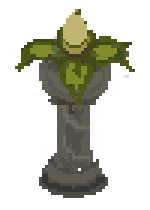
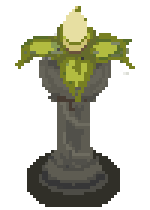
Two versions of the same layered image (150 × 210). Layer-by-layer changes:
removed layer "Layer 4" over 63, 9, 96, 57
removed layer "Layer 3" over 15, 9, 135, 105
added layer "Brightness/Contrast 1" (1st of 3) above "Brightness/Contrast 1" over 63, 6, 96, 54
added layer "Brightness/Contrast 1" (2nd of 3) above "Brightness/Contrast 1" over 15, 6, 135, 102
painted on "Layer 2" over 21, 21, 135, 198
added layer "Ellipse 1" over 27, 150, 120, 207
